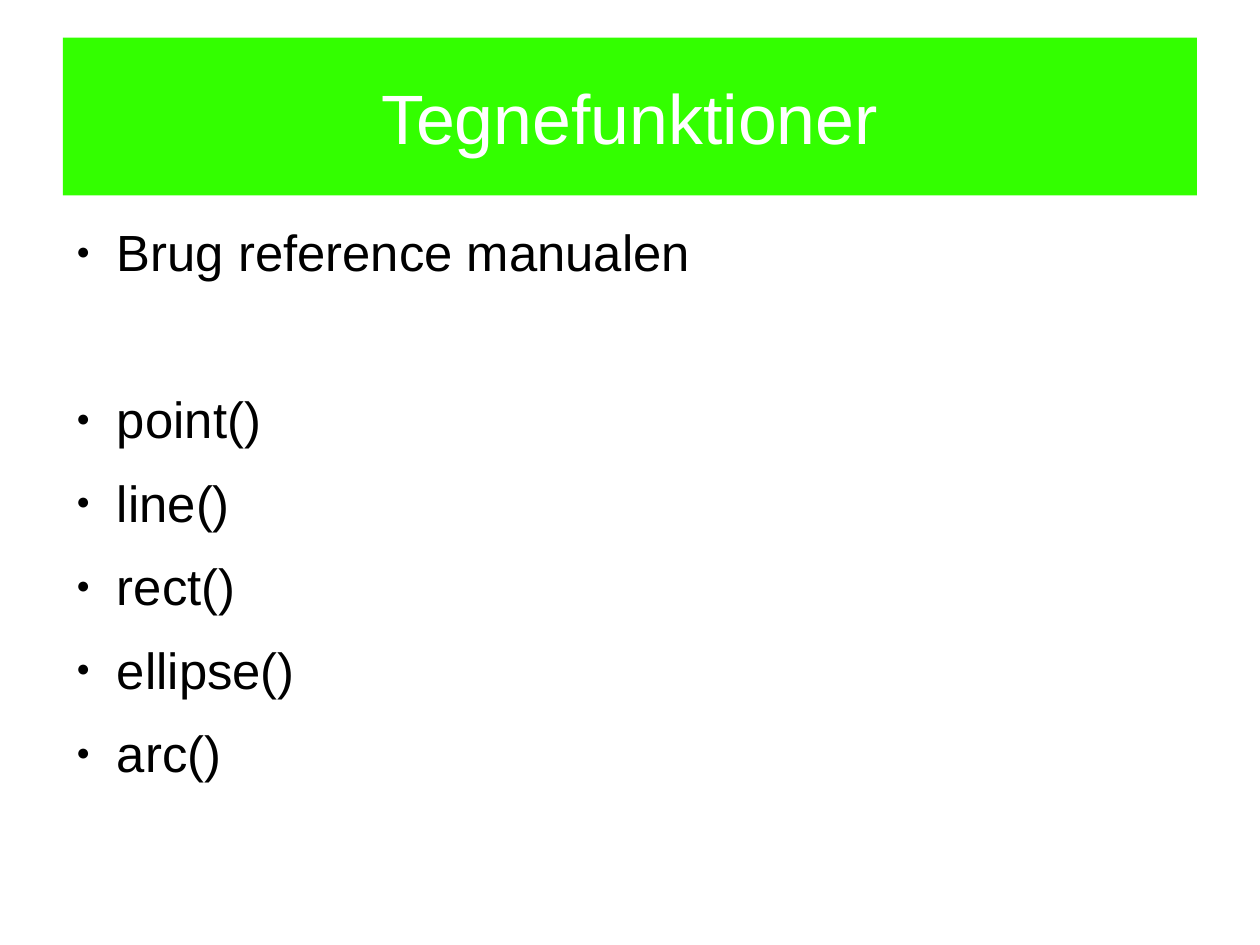
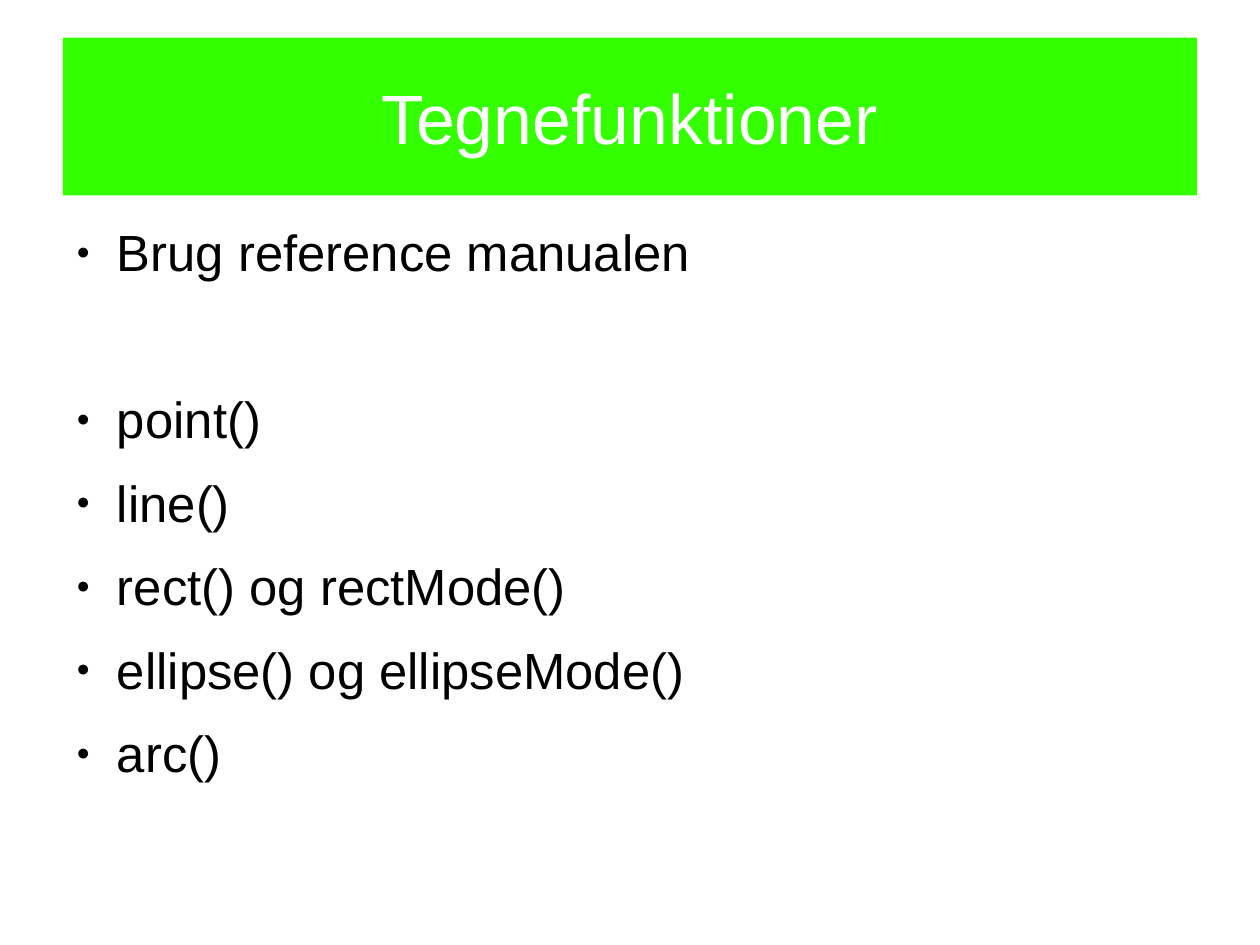
Before and after one commit to openspaceaarhus/Processing-workshops, a slide deck: slide 11 of slides/workshop1/workshop1.odp. Drawn at 1260x945 pixels with LibreOffice and Linux fonts; fonts in the diff are those of the drawing. Boxes give left, top, right and bottom in pixels: in the first picture for what was removed or moved away, otherwise in the second. Text is boxed around its words. In the diff, an @@ line names an element or a change of style, - is before the commit and + after.

```diff
--- a/slides/workshop1/workshop1.odp
+++ b/slides/workshop1/workshop1.odp
@@ text at box(117, 568, 684, 699): text changed @@
-● rect()
-● ellipse()
+● rect() og rectMode()
+● ellipse() og ellipseMode()
```
Also in this commit, not shown: 8 other slides changed, 2 slides added, 1 slide removed, 1 other file.
